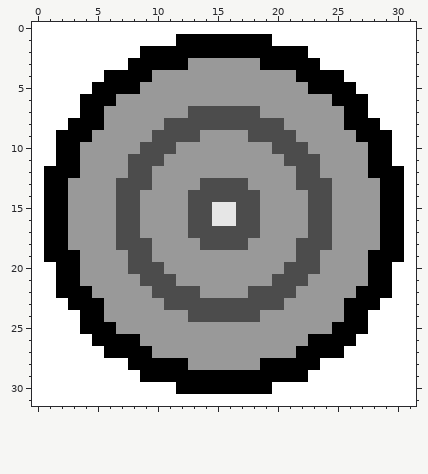
Two versions of one pixel-art file, art/buttons/Buttons.aseprite. That is the earlier state.
32x32 pixels, 1 frame.
After:
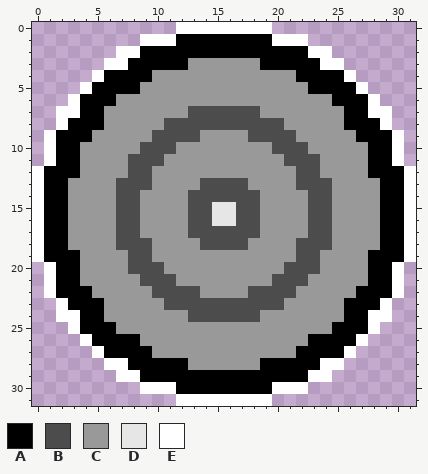
Palette (. is transparent): A #000000  B #4c4c4c  C #999999  D #e6e6e6  E #ffffff
Change:
Layer "Layer 2":
y 0: x 0..11 EEEEEEEEEEEE -> ............; x 20..31 EEEEEEEEEEEE -> ............
y 1: x 0..8 EEEEEEEEE -> .........; x 23..31 EEEEEEEEE -> .........
y 2: x 0..6 EEEEEEE -> .......; x 25..31 EEEEEEE -> .......
y 3: x 0..5 EEEEEE -> ......; x 26..31 EEEEEE -> ......
y 4: x 0..4 EEEEE -> .....; x 27..31 EEEEE -> .....
y 5: x 0..3 EEEE -> ....; x 28..31 EEEE -> ....
y 6: x 0..2 EEE -> ...; x 29..31 EEE -> ...
y 7..8: x 0..1 EE -> ..; x 30..31 EE -> ..
y 9..11: x 0 E -> .; x 31 E -> .
y 20..22: x 0 E -> .; x 31 E -> .
y 23..24: x 0..1 EE -> ..; x 30..31 EE -> ..
y 25: x 0..2 EEE -> ...; x 29..31 EEE -> ...
y 26: x 0..3 EEEE -> ....; x 28..31 EEEE -> ....
y 27: x 0..4 EEEEE -> .....; x 27..31 EEEEE -> .....
y 28: x 0..5 EEEEEE -> ......; x 26..31 EEEEEE -> ......
y 29: x 0..6 EEEEEEE -> .......; x 25..31 EEEEEEE -> .......
y 30: x 0..8 EEEEEEEEE -> .........; x 23..31 EEEEEEEEE -> .........
y 31: x 0..11 EEEEEEEEEEEE -> ............; x 20..31 EEEEEEEEEEEE -> ............
Where, in picture pixels (left, top, right, bottom), the same in both pictures:
erased: (32, 22, 176, 166)
erased: (272, 22, 416, 166)
erased: (32, 262, 176, 406)
erased: (272, 262, 416, 406)
